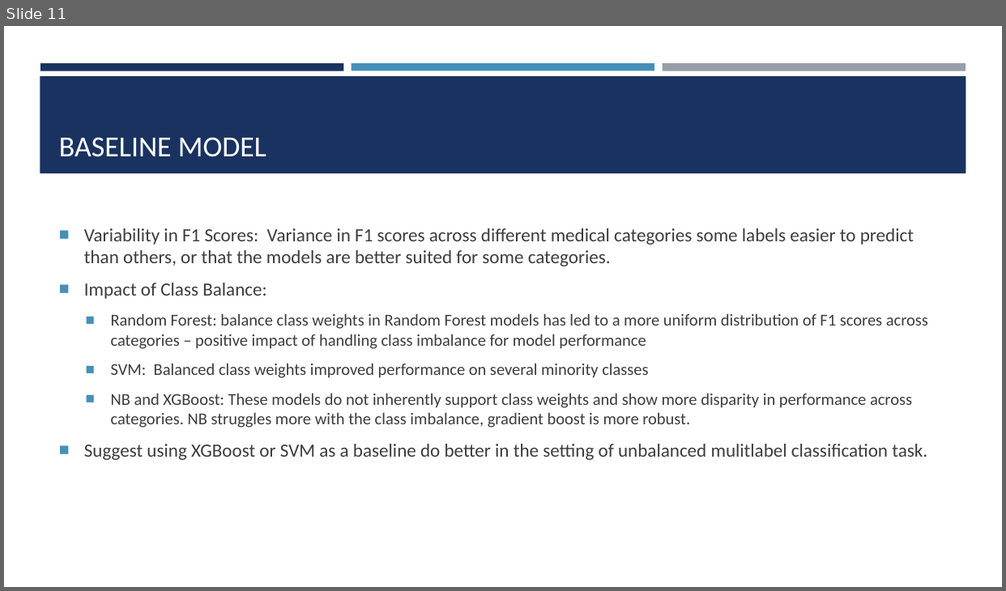
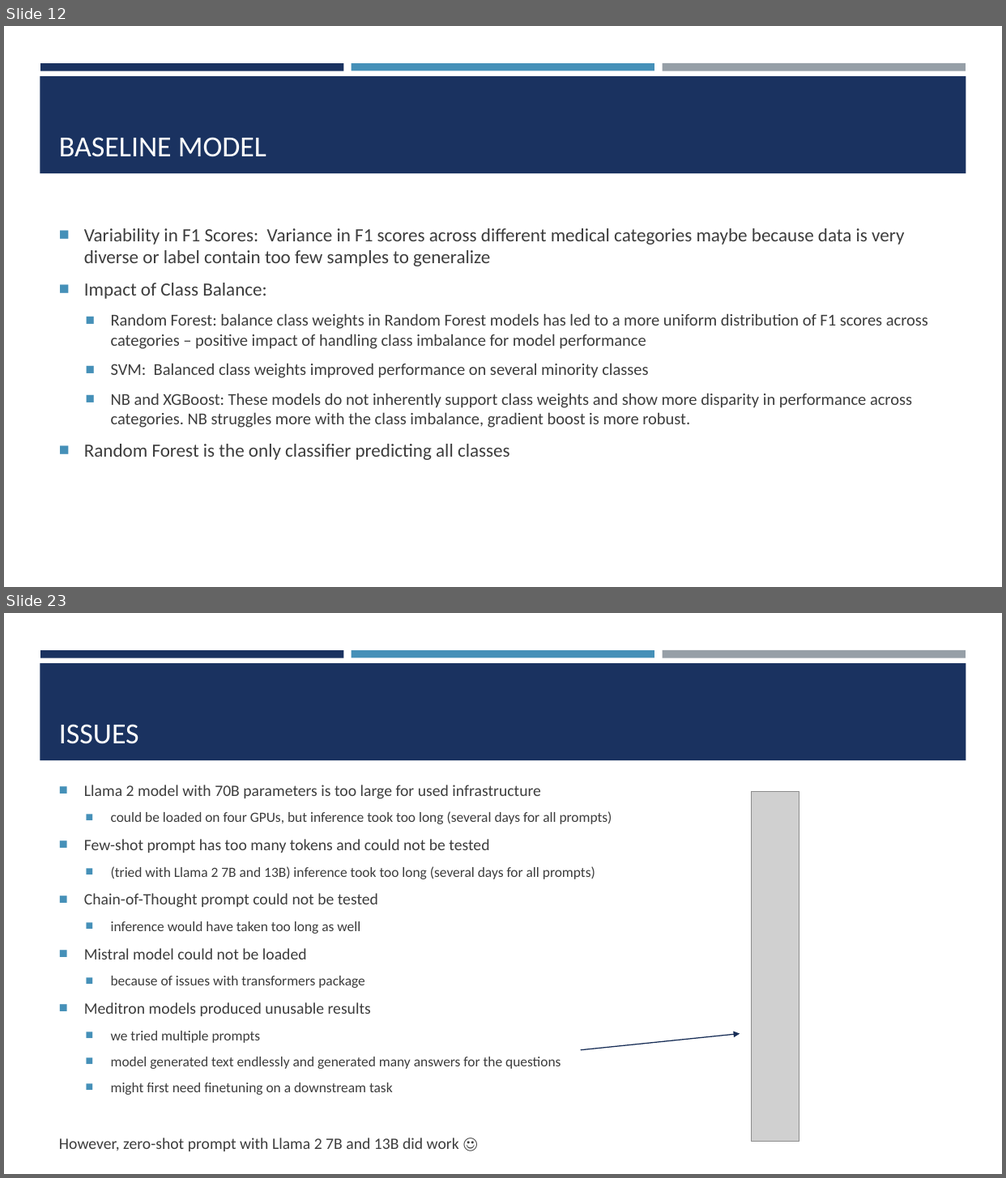
Before and after one commit to josefweibel/nlp-medical-project, a slide deck: presentations/Final Presentation.pptx. Shown one above the other, each under a label of ours: slide 11 before the commit, slides 12 and 23 after it; the slides between them are not shown. The pictures are 1006x591 and 1006x1178 pixels, drawn with LibreOffice and Linux fonts; fonts in the diff are those of the drawing; grey boxes stand for pictures. Boxes give left, top, right and bottom in pixels: in the first picture for what was removed or moved away, otherwise in the second. Text is boxed around its words. In the diff, an @@ line names an element or a change of style, - is before the commit and + after.

```diff
--- a/presentations/Final Presentation.pptx
+++ b/presentations/Final Presentation.pptx
@@ slide 23 added at <box>4,613,1002,1174</box>, background #FFFFFF; not listed: 4 template elements that a slide beside it also shows @@
@@ title added at <box>59,724,139,744</box>, 28 pt, text #FFFFFF @@
+ISSUES
@@ text added at <box>59,785,595,1152</box>, 13.6 pt, text #3D3D3D @@
+■ Llama 2 model with 70B parameters is too large for used infrastructure
+  ■ could be loaded on four GPUs, but inference took too long (several days for all prompts)
+■ Few-shot prompt has too many tokens and could not be tested
+  ■ (tried with Llama 2 7B and 13B) inference took too long (several days for all prompts)
+■ Chain-of-Thought prompt could not be tested
+  ■ inference would have taken too long as well
+■ Mistral model could not be loaded
+  ■ because of issues with transformers package
+■ Meditron models produced unusable results
+  ■ we tried multiple prompts
+  ■ model generated text endlessly and generated many answers for the questions
+  ■ might first need finetuning on a downstream task
+However, zero-shot prompt with Llama 2 7B and 13B did work ☺
@@ picture added at <box>751,791,799,1142</box> @@
@@ arrow added from (582, 1050) to (740, 1033), #172D56 1 pt @@
@@ what was slide 11 is now slide 12 @@
@@ slide 12 changed as well @@
@@ text at <box>84,228,904,267</box>: text changed @@
-■ Variability in F1 Scores: Variance in F1 scores across different medical categories some labels easier to predict than others, or that the models are better suited for some categories.
+■ Variability in F1 Scores: Variance in F1 scores across different medical categories maybe because data is very diverse or label contain too few samples to generalize
@@ text at <box>84,444,510,460</box>: text changed @@
-■ Suggest using XGBoost or SVM as a baseline do better in the setting of unbalanced mulitlabel classification task.
+■ Random Forest is the only classifier predicting all classes
```
Also in this commit, not shown: 14 other slides changed, 13 other slides added, 1 slide removed, 2 other files.
